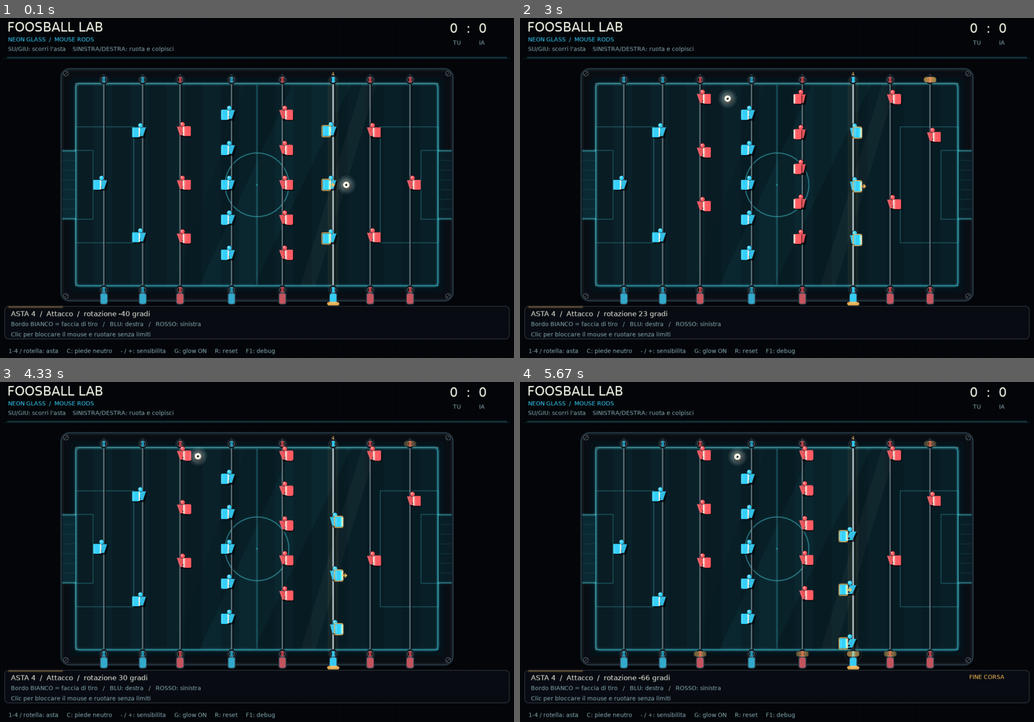
Above: before the commit, frames 1-4 (two rows, left to right).
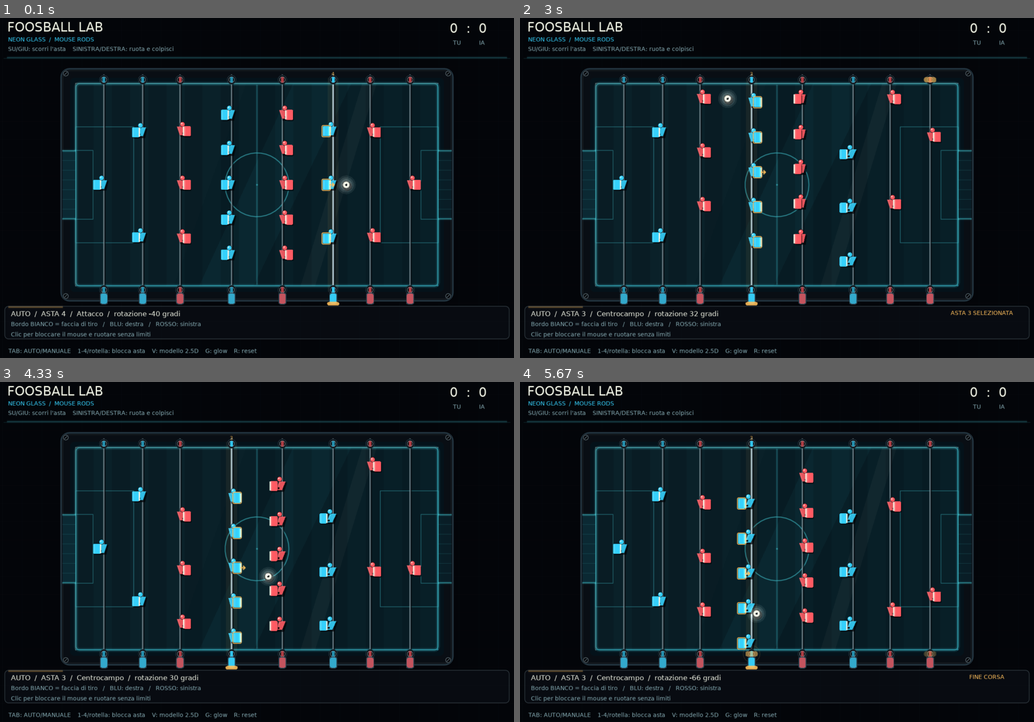
Above: after the commit, the same moments.

Repository: Askeladd22/FoosballPhysicsLab
Game: LÖVE game, started from experiments/foosball/main.lua
Same seed, same stepped clock (60 frames per second), same inputs: the game is played once before the commit and once after it.
Inputs (mouse positions are in pixels of both pictures, inside the frame that each line leads up to):
- Up to frame 1 (0.1 s): no input
- Up to frame 2 (3 s): press the mouse at (648, 191) at 0.37 s; move the mouse to (741, 228) at 0.47 s; release the mouse at (828, 266) at 0.6 s; hold Tab 0.67-1.13 s; click (591, 317) at 0.75 s; hold Tab 1.17-1.63 s; click (669, 133) at 1.25 s; press the mouse at (648, 191) at 1.7 s; move the mouse to (756, 177) at 1.8 s; release the mouse at (859, 167) at 1.93 s; click (946, 89) at 2.08 s; click (684, 313) at 2.58 s; click (730, 72) at 2.92 s
- Up to frame 3 (4.33 s): click (154, 467) at 3.42 s; click (292, 497) at 3.98 s; click (169, 558) at 4.32 s
- Up to frame 4 (5.67 s): click (818, 436) at 4.75 s; click (741, 630) at 5.15 s

The runs differ from the first frame. In frame 1, 0.7% of the frame differs, in the area x 1-54%, y 85-99%; in frame 2, 2.8%; in frame 3, 4.7%; in frame 4, 5.1%, in the area x 1-82%, y 15-99%.

Commit message:
feat(foosball): contextual automatic rod selection with manual lock and swipe hold

Diff:
--- a/experiments/foosball/main.lua
+++ b/experiments/foosball/main.lua
@@ -201,9 +201,13 @@
     lg.setLineWidth(1)
     lg.rectangle("line",30,bottom-8,w-60,79,9,9)
     Theme.glowLine(lg,39,bottom-6,170,bottom-6,colors.gold,1.5,0.48)
-    text("ASTA "..match.selected.."  /  "..r.kind.."  /  rotazione "..angle.." gradi",
+    text((match.controlMode=="auto" and "AUTO" or "MANUALE")..
+        "  /  ASTA "..match.selected.."  /  "..r.kind.."  /  rotazione "..angle.." gradi",
         45,bottom,fonts.normal,colors.cream)
-    if r.stopPulse>0 then text("FINE CORSA",w-175,bottom,fonts.small,colors.gold) end
+    if r.stopPulse>0 then text("FINE CORSA",w-175,bottom,fonts.small,colors.gold)
+    elseif match.autoRodNotice and match.autoRodNotice.expires>match.clock then
+        text("ASTA "..match.autoRodNotice.rod.." SELEZIONATA",w-220,bottom,fonts.small,colors.gold)
+    end
     if match.deadBallNotice and match.deadBallNotice.expires>match.clock then
         local side=match.deadBallNotice.team==1 and "BLU" or "ROSSO"
         text("PALLA MORTA - RIMESSA "..side.." A CENTROCAMPO",
@@ -220,8 +224,7 @@
     local help=captured and "MOUSE CATTURATO - ESC per sbloccare" or
         "Clic per bloccare il mouse e ruotare senza limiti"
     text(help,45,bottom+52,fonts.small,captured and colors.gold or colors.muted)
-    text("1-4 / rotella: asta     C: piede neutro     - / +: sensibilita     G: glow "..
-        (Theme.glowEnabled and "ON" or "OFF").."     R: reset     F1: debug",
+    text("TAB: AUTO/MANUALE    1-4/rotella: blocca asta    V: modello 2.5D    G: glow    R: reset",
         39,h-38,fonts.small,colors.muted)
     if match.phase=="goal" or match.phase=="finished" then
         local message=match.phase=="finished" and
@@ -284,6 +287,8 @@
         love.mouse.setRelativeMode(false)
     elseif key=="m" then
         love.mouse.setRelativeMode(not love.mouse.getRelativeMode())
+    elseif key=="tab" then
+        match:toggleAutoRod()
     elseif key=="c" then
         match:neutralRod()
     elseif key=="r" then
--- a/experiments/foosball/model.lua
+++ b/experiments/foosball/model.lua
@@ -1,6 +1,7 @@
 -- Independent LÖVE2D foosball prototype, pure Lua physics for headless tests.
 -- Physical dimensions are prototype pixels, not claims about tournament equipment.
 local M={}
+local RodSelector=require("rod_selector")
 M.W,M.H=1000,560
 M.GOAL_HALF=94
 M.BALL_RADIUS=10
@@ -91,6 +92,10 @@
     self.rods={}
     for _,def in ipairs(layout) do self.rods[#self.rods+1]=newRod(def) end
     self.selected=4
+    self.controlMode="auto"
+    self.controlHoldUntil=0
+    self.rodSwitchedAt=-1
+    self.autoRodNotice=nil
     self.score={0,0}
     self.clock=0
     self.aiClock=0
@@ -143,14 +148,31 @@
 function Game:selectRod(slot)
     if slot>=1 and slot<=4 and slot==math.floor(slot) then
         self.selected=slot
+        self.controlMode="manual"
+        self.rodSwitchedAt=self.clock
+        self.autoRodNotice=nil
         return true
     end
     return false
+end
+function Game:toggleAutoRod()
+    self.controlMode=self.controlMode=="auto" and "manual" or "auto"
+    self.controlHoldUntil=0
+    self.rodSwitchedAt=-1
+    if self.controlMode=="auto" then RodSelector.update(self,true) end
+    return self.controlMode
+end
+function Game:autoUpdate()
+    return RodSelector.update(self,false)
 end
 function Game:mouseMoved(dx,dy)
     if self.phase~="play" then return end
     local r=self.rods[self.selected]
     dx,dy=clamp(dx or 0,-140,140),clamp(dy or 0,-140,140)
+    -- Avoid changing the selected rod in the middle of a deliberate swipe.
+    if self.controlMode=="auto" and math.max(abs(dx),abs(dy))>9 then
+        self.controlHoldUntil=self.clock+RodSelector.GESTURE_HOLD
+    end
     -- Y translates the entire rod; X rotates all its figures about that rod.
     r.targetSlide=clamp(r.targetSlide+dy*self.mouseSensitivity.slide,-r.travel,r.travel)
     r.targetAngle=clamp(r.targetAngle+dx*self.mouseSensitivity.angle,limits.min,limits.max)
@@ -325,7 +347,10 @@
         stepBall(self,micro)
         if self.phase~="play" then break end
     end
-    if self.phase=="play" then updateDeadBall(self,dt) end
+    if self.phase=="play" then
+        updateDeadBall(self,dt)
+        RodSelector.update(self,false)
+    end
 end
 M.Game=Game
 return M
--- /dev/null
+++ b/experiments/foosball/rod_selector.lua
@@ -0,0 +1,47 @@
+-- Pure-Lua contextual rod selector, no shooting or physical player automation.
+-- The player always performs every slide/rotation via the mouse.
+local S={}
+local abs,min,max=math.abs,math.min,math.max
+local function clamp(v,a,b) return max(a,min(b,v)) end
+S.SWITCH_COOLDOWN=0.28
+S.HYSTERESIS=32
+S.GESTURE_HOLD=0.20
+local W,H=1000,560
+function S.cost(s,index)
+    local r=s.rods[index]
+    local b=s.ball
+    local predictedX=clamp(b.x+b.vx*0.085,0,W)
+    local predictedY=clamp(b.y+b.vy*0.065,0,H)
+    local yError=math.huge
+    for _,offset in ipairs(r.offsets) do
+        local wanted=predictedY-H/2-offset
+        local actual=H/2+offset+clamp(wanted,-r.travel,r.travel)
+        yError=min(yError,abs(predictedY-actual))
+    end
+    -- Prediction + reachable lane. X dominates; Y nudges between close rods.
+    return abs(predictedX-r.x)+yError*0.30
+end
+function S.best(s)
+    local best,bestCost=1,math.huge
+    for i=1,4 do
+        local cost=S.cost(s,i)
+        if cost<bestCost then best,bestCost=i,cost end
+    end
+    return best,bestCost
+end
+function S.update(s,force)
+    if s.controlMode~="auto" or s.phase~="play" then return false end
+    if not force then
+        if s.clock<(s.controlHoldUntil or 0) then return false end
+        if s.clock-(s.rodSwitchedAt or 0)<S.SWITCH_COOLDOWN then return false end
+    end
+    local target,cost=S.best(s)
+    if target==s.selected then return false end
+    local current=S.cost(s,s.selected)
+    if not force and cost+S.HYSTERESIS>=current then return false end
+    s.selected=target
+    s.rodSwitchedAt=s.clock
+    s.autoRodNotice={rod=target,expires=s.clock+0.75}
+    return true
+end
+return S
